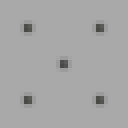
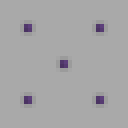
Before/after of a w=128, h=128 layered artwork. What changed in the layer stack:
pixels changed over [24, 24, 104, 104] (layer not identified)
